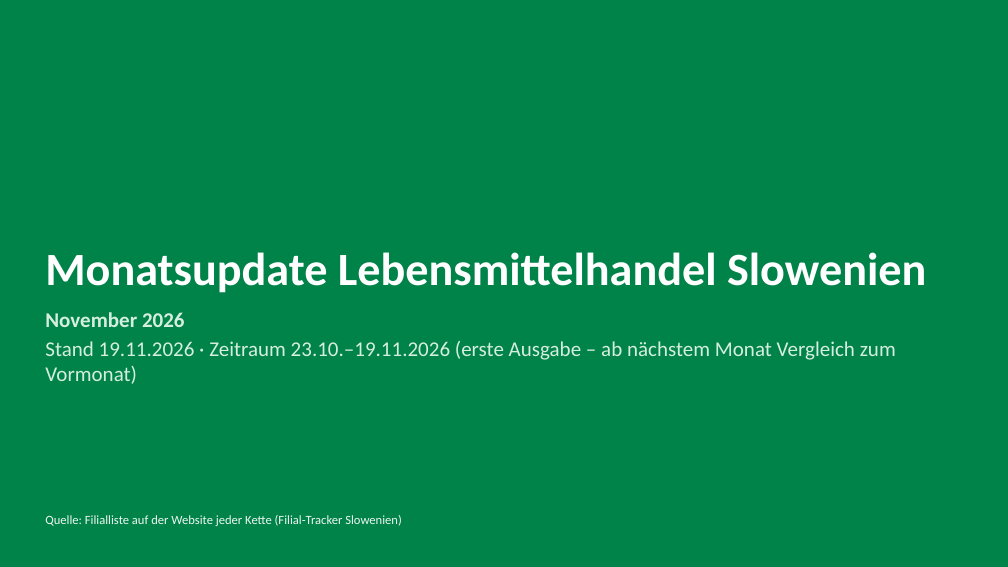
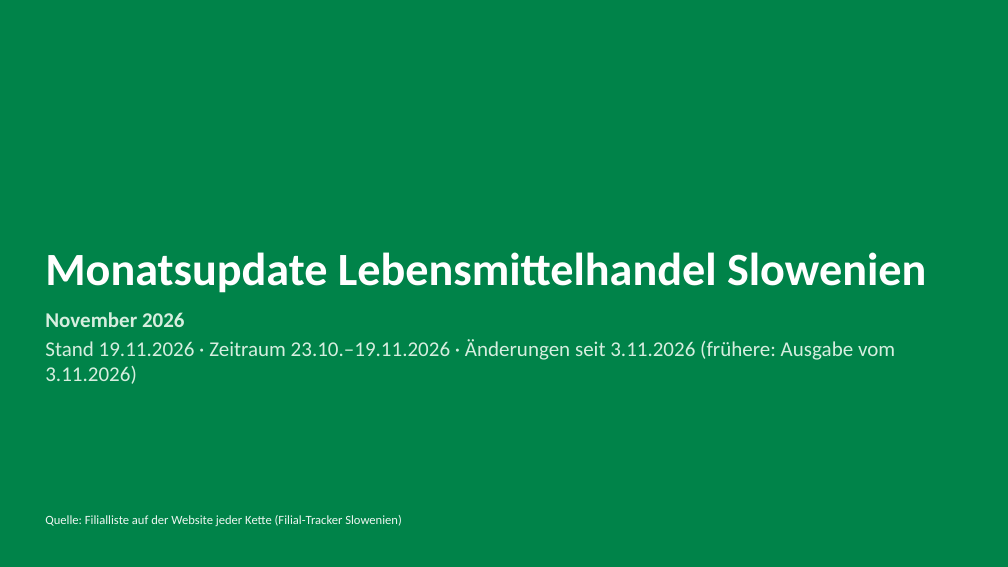
Before and after one commit to petersparnepremicnine-del/filialtracker-update, a slide deck: slide 1 of archiv/2026-11.pptx. Drawn at 1008x567 pixels with LibreOffice and Linux fonts; fonts in the diff are those of the drawing. Boxes give left, top, right and bottom in pixels: in the first picture for what was removed or moved away, otherwise in the second. Text is boxed around its words. In the diff, an @@ line names an element or a change of style, - is before the commit and + after.

```diff
--- a/archiv/2026-11.pptx
+++ b/archiv/2026-11.pptx
@@ text at [45, 339, 895, 384]: text changed @@
-Stand 19.11.2026 · Zeitraum 23.10.–19.11.2026 (erste Ausgabe – ab nächstem Monat Vergleich zum Vormonat)
+Stand 19.11.2026 · Zeitraum 23.10.–19.11.2026 · Änderungen seit 3.11.2026 (frühere: Ausgabe vom 3.11.2026)
```
Also in this commit, not shown: 4 other slides changed, 6 other files.
